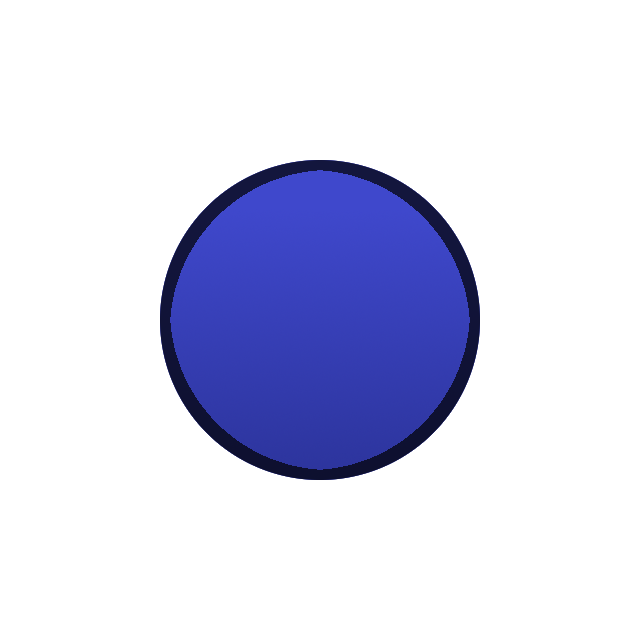
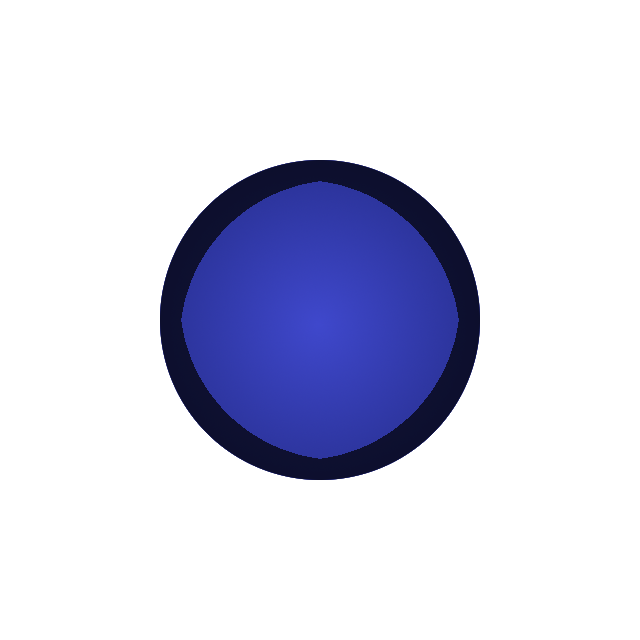
Before/after of a 640 × 640 layered artwork. What changed in the layer stack:
painted on "Layer #1" over [170, 170, 470, 470]
painted on "Layer" over [160, 160, 480, 480]
hid "Background" over [160, 160, 480, 480]
